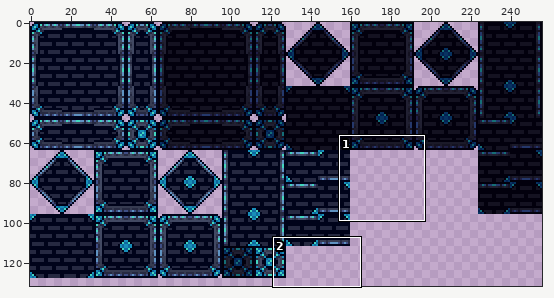
Edited in one commit: sprite sheet (Terrain/Tilesets/SeaTowerTileset.png). Above, an overview of the earlier version with the close-up marked.
Close-up. The starting point:
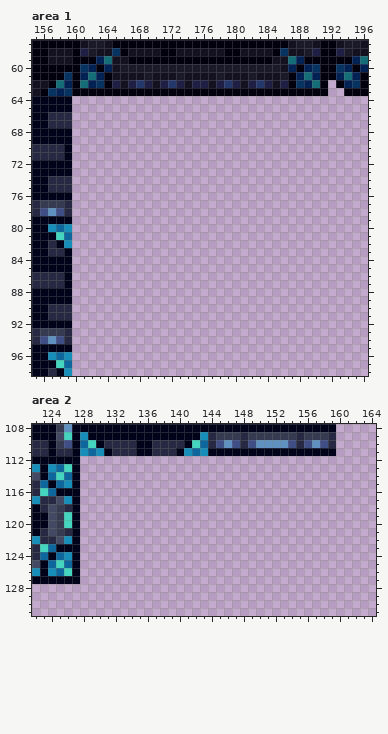
The file is 256x256 pixels. Shown: area 1: x 155..196, y 57..98; area 2: x 122..164, y 108..131. The wide view leaves out empty margins.
The result:
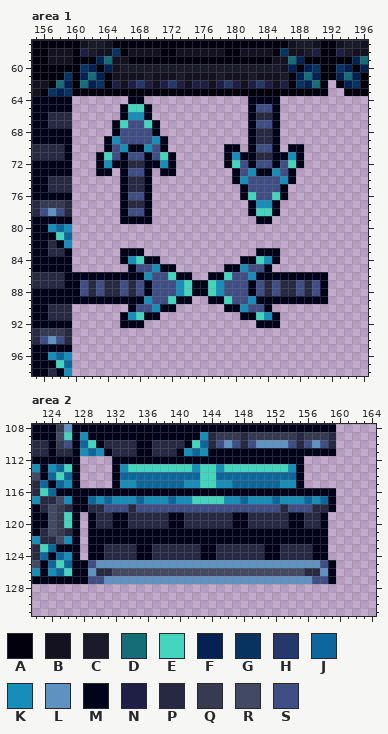
Palette (. is transparent): A #02000d  B #141221  C #1b1a29  D #156e77  E #43d5be  F #032152  G #073361  H #25386b  J #0e679c  K #178eb9  L #5f92c1  M #00031a  N #1f1e44  P #262941  Q #363b51  R #424963  S #3f4e85
Author's note on the commit: More tiles? To be continued soon
Diff:
Changed rows in their new state; - is an unchanged pixel.
Area 1:
first column x 163:
64 ----MM-------------MMMM---
65 ---MEEM------------MSSM---
66 ---MKKM------------MPPM---
67 --MESSEM-----------MSSM---
68 --MSSSSM-----------MPPM---
69 -MKSSSSKM----------MPPM---
70 -MSKMMKSM-------MM-MSSM-MM
71 MESMSSMSEM------MKMMPPMMKM
72 MKMMPPMMKM------MESMSSMSEM
73 MM-MSSM-MM-------MSKMMKSM-
74 ---MPPM----------MKSSSSKM-
75 ---MPPM-----------MSSSSM--
76 ---MSSM-----------MESSEM--
77 ---MPPM------------MKKM---
78 ---MSSM------------MEEM---
79 ---MMMM-------------MM----
first column x 160:
83 ------MMM--------------MMM------
84 ------MKEMM----------MMEKM------
85 -------MSSKMM------MMKSSM-------
86 MMMMMMMMMKSSEMM--MMESSKMMMMMMMMM
87 MSPSPPSPSMSSSKEMMEKSSSMSPSPPSPSM
88 MSPSPPSPSMSSSKEMMEKSSSMSPSPPSPSM
89 MMMMMMMMMKSSEMM--MMESSKMMMMMMMMM
90 -------MSSKMM------MMKSSM-------
91 ------MKEMM----------MMEKM------
92 ------MMM--------------MMM------
Area 2:
first column x 128:
112 ----MMMMMMMMMMMMMMMMMMMMMMMM----
113 ----MKEEEEEEEEKEEKEEEEEEEEKM----
114 ----MJJJJJJJJJJEEJJJJJJJJJJM----
115 ----MKKJJJJJJKKEEKKJJJJJJKKM----
116 MMMMMMMMMMMMMMMMMMMMMMMMMMMMMMMM
117 MJKJKKKJKKKJKKEEEEKKJKKKJKKKJKJM
118 MPPSSSPSSSSSSSSSSSSSSSSSSPSSSPPM
119 -MPPMMPPPPPMMPPPPPPMMPPPPPMMPPM-
120 -MPPMMPPPPPMMPPPPPPMMPPPPPMMPPM-
121 -MMMMMMMMMMMMMMMMMMMMMMMMMMMMMM-
122 -MMMMMMMMMMMMMMMMMMMMMMMMMMMMMM-
123 -MMPPPPMMPPPPPPMMPPPPPPMMPPPPMM-
124 -MMPPPPMMPPPPPPMMPPPPPPMMPPPPMM-
125 MSLLLLLLLLLLLLLLLLLLLLLLLLLLLLSM
126 MLPPRRRRRRRRRRRRRRRRRRRRRRRRPPLM
127 MSSLLLLLLLLLLLLLLLLLLLLLLLLLLSSM
Boxes around the changes in both close-ups, in picture pixels (x1, y1, x2, y2):
added: (72, 96, 328, 328)
added: (80, 456, 336, 584)
